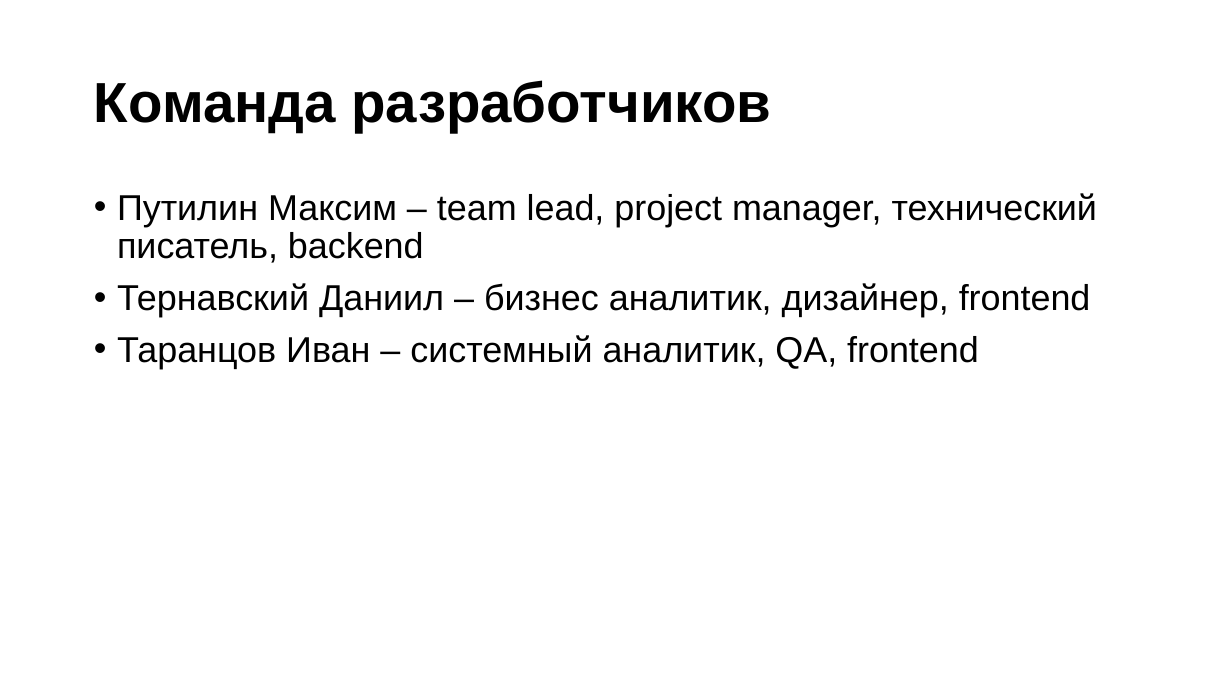
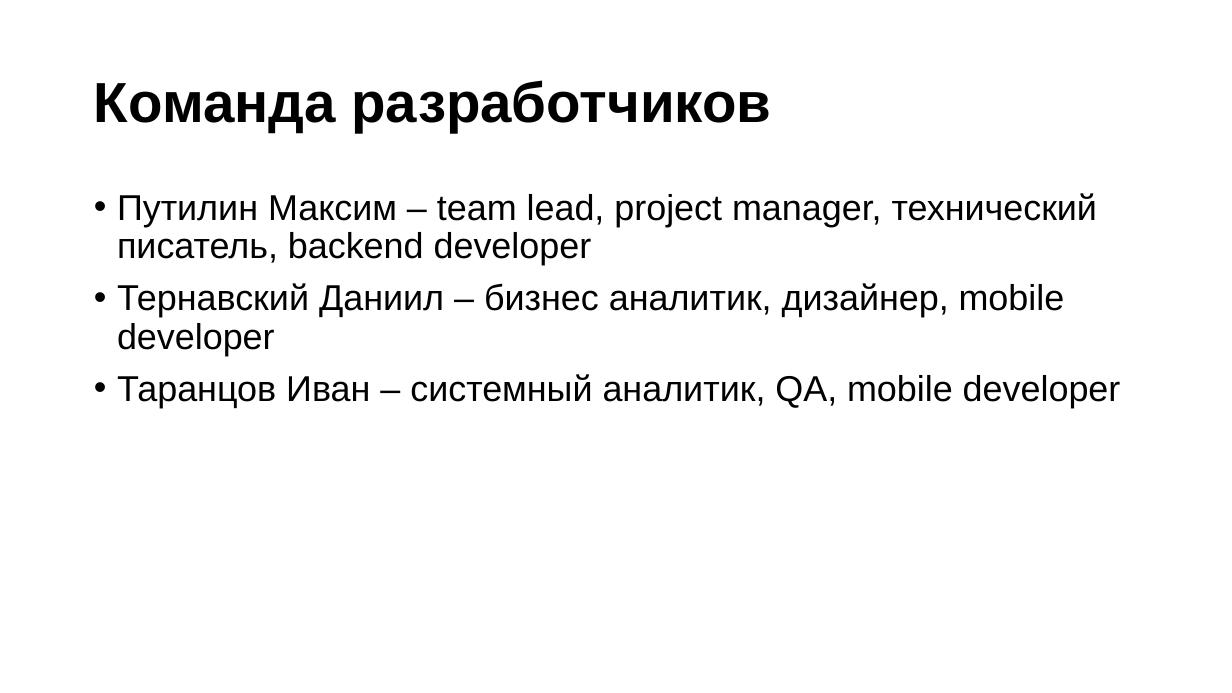
Before and after one commit to partickle/FitHub_Docs, a slide deck: slide 2 of Презентация технического задания.pptx. Drawn at 1232x693 pixels with LibreOffice and Linux fonts; fonts in the diff are those of the drawing. Boxes give left, top, right and bottom in pixels: in the first picture for what was removed or moved away, otherwise in the second. Text is boxed around its words. In the diff, an @@ line names an element or a change of style, - is before the commit and + after.

```diff
--- a/Презентация технического задания.pptx
+++ b/Презентация технического задания.pptx
@@ text at [117,193,1121,408]: text changed @@
-• Путилин Максим – team lead, project manager, технический писатель, backend
-• Тернавский Даниил – бизнес аналитик, дизайнер, frontend
-• Таранцов Иван – системный аналитик, QA, frontend
+• Путилин Максим – team lead, project manager, технический писатель, backend developer
+• Тернавский Даниил – бизнес аналитик, дизайнер, mobile developer
+• Таранцов Иван – системный аналитик, QA, mobile developer
```
Also in this commit, not shown: 5 other slides changed, 1 other file.
